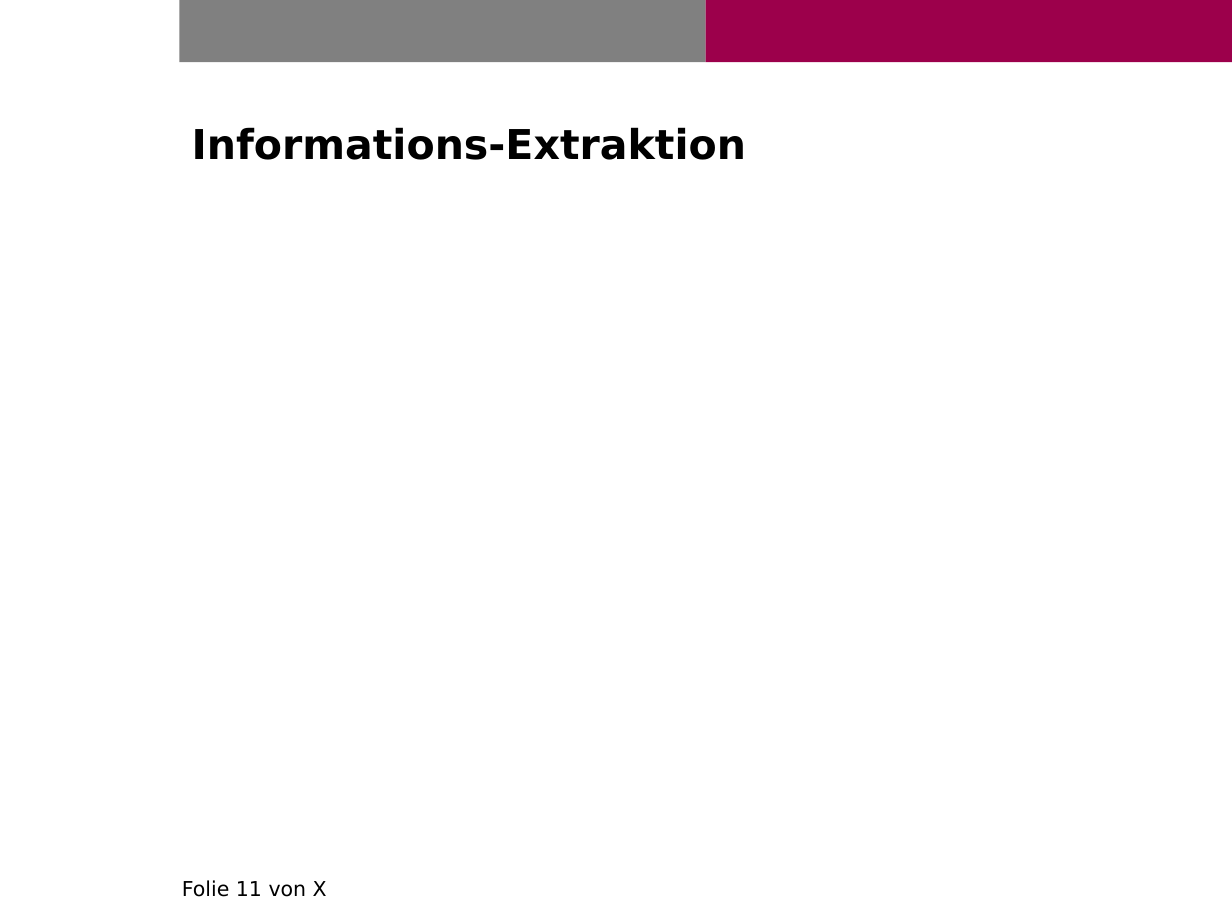
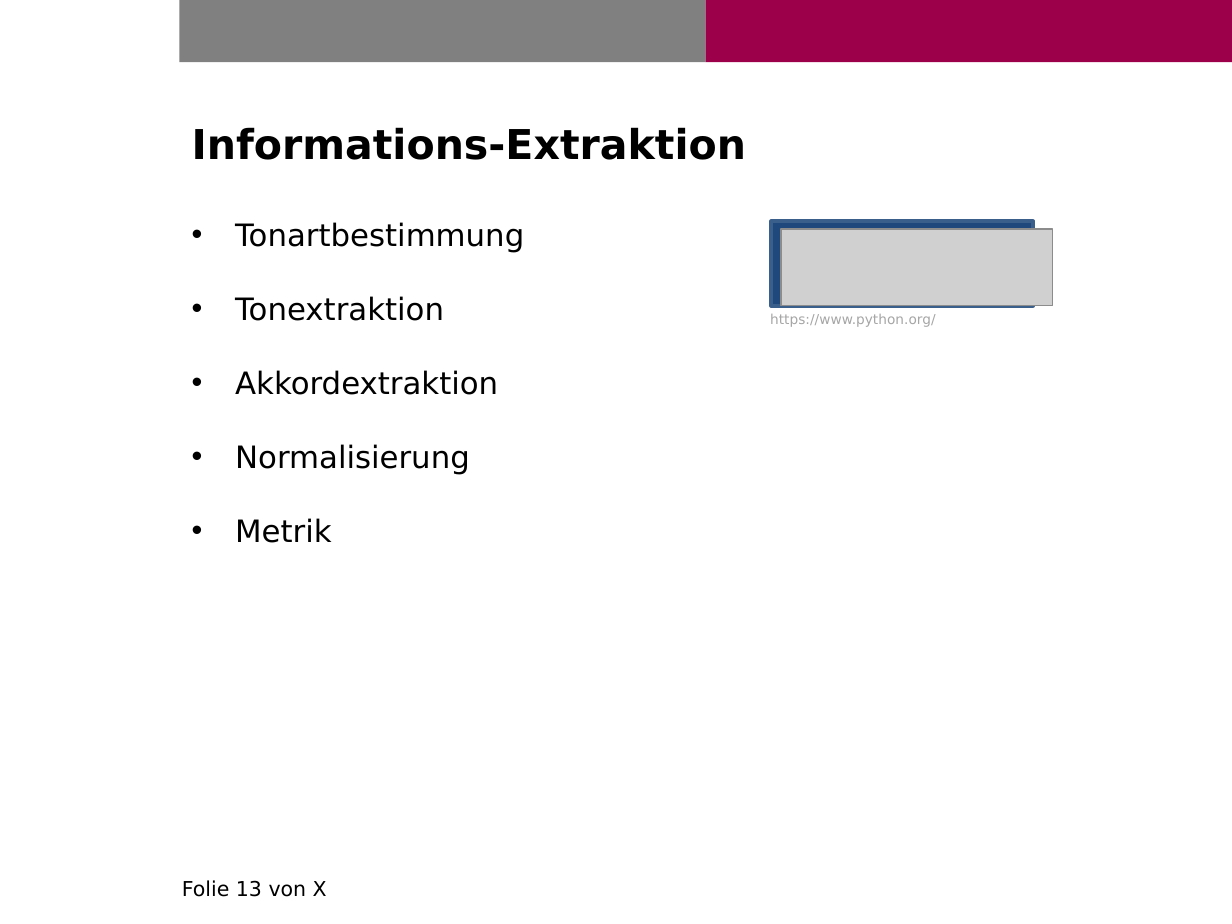
Before and after one commit to fuchsflo90/beatlesAnalysis, a slide deck: slide 13 of Präsentation/fuchs_florian_abschlusspraesentation_ma.pptx (slide 11 before the commit). Drawn at 1232x924 pixels with LibreOffice and Linux fonts; fonts in the diff are those of the drawing; grey boxes stand for pictures; background and template pictures are left out. Boxes give left, top, right and bottom in pixels: in the first picture for what was removed or moved away, otherwise in the second. Text is boxed around its words. In the diff, an @@ line names an element or a change of style, - is before the commit and + after.

```diff
--- a/Präsentation/fuchs_florian_abschlusspraesentation_ma.pptx
+++ b/Präsentation/fuchs_florian_abschlusspraesentation_ma.pptx
@@ text added at [235, 222, 524, 543], 18 pt, text #000000 @@
+• Tonartbestimmung
+• Tonextraktion
+• Akkordextraktion
+• Normalisierung
+• Metrik
@@ rectangle added at [771, 222, 1034, 307], fill #1F497D, outline #3A5F8C 2 pt @@
@@ picture added at [781, 229, 1052, 306] @@
@@ text added at [770, 314, 935, 327], 8 pt, text #A6A6A6 @@
+https://www.python.org/
@@ text at [182, 880, 327, 897]: text changed @@
-Folie 11 von X
+Folie 13 von X
```
Also in this commit, not shown: 9 other slides changed, 9 slides added, 6 slides removed, 8 other files.
